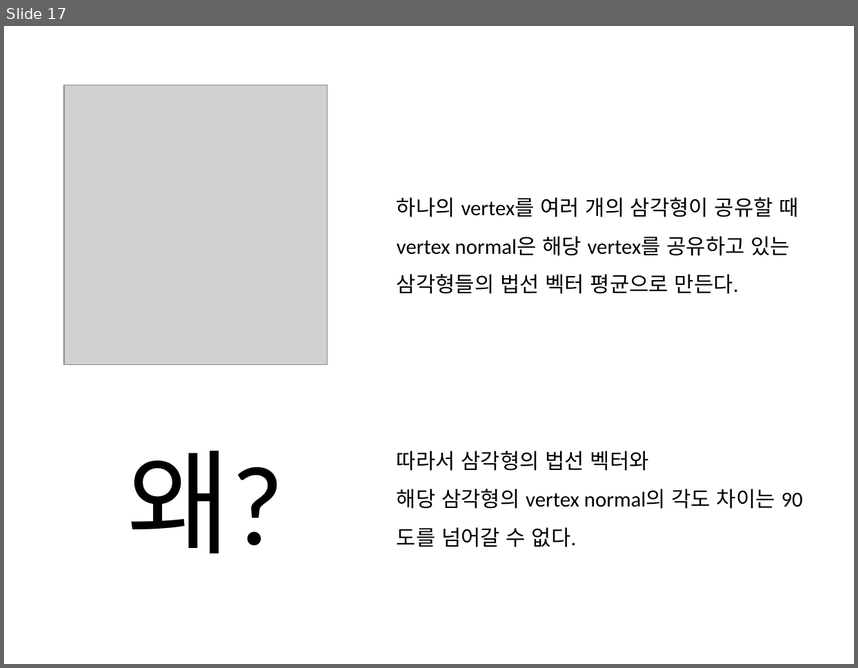
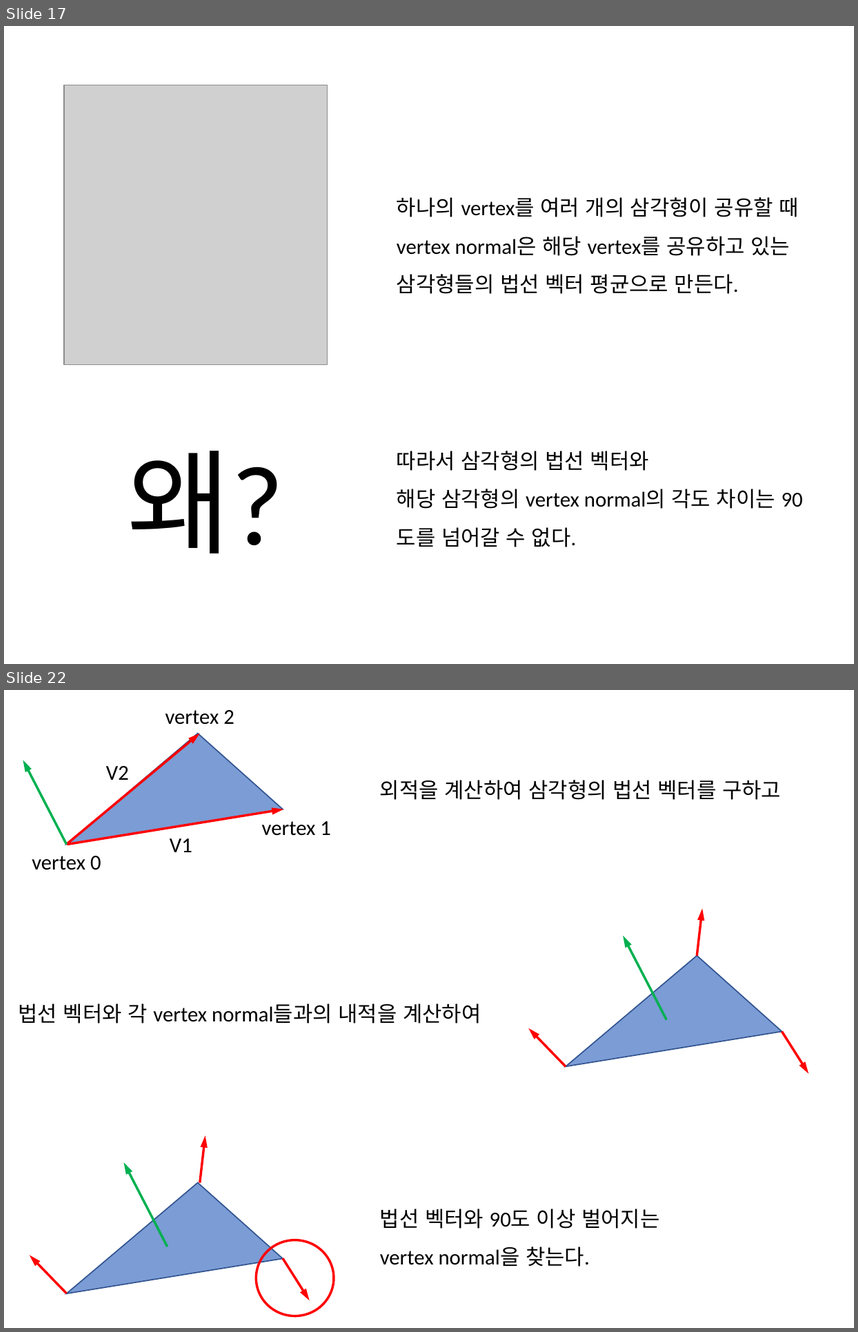
Before and after one commit to Gaia3D/MathStudy, a slide deck: Lecture_3_20170627/강의자료20170627.pptx. Shown one above the other, each under a label of ours: slide 17 before the commit, slides 17 and 22 after it; the slides between them are not shown. The pictures are 858x668 and 858x1332 pixels, drawn with LibreOffice and Linux fonts; fonts in the diff are those of the drawing; grey boxes stand for pictures. Boxes give left, top, right and bottom in pixels: in the first picture for what was removed or moved away, otherwise in the second. Text is boxed around its words. In the diff, an @@ line names an element or a change of style, - is before the commit and + after.

```diff
--- a/Lecture_3_20170627/강의자료20170627.pptx
+++ b/Lecture_3_20170627/강의자료20170627.pptx
@@ slide 22 added at (x1=4, y1=690, x2=854, y2=1328), background #FFFFFF @@
@@ text added at (x1=165, y1=710, x2=234, y2=724), 18 pt, text #000000 @@
+vertex 2
@@ freeform shape added at (x1=67, y1=733, x2=283, y2=844), fill #4472C4 at 70% opacity, outline #325491 1 pt @@
@@ arrow added from (67, 844) to (199, 733), #FF0000 2 pt @@
@@ arrow added from (67, 844) to (23, 760), #00B050 2 pt @@
@@ text added at (x1=106, y1=766, x2=129, y2=780), 18 pt, text #000000 @@
+V2
@@ text added at (x1=380, y1=780, x2=781, y2=800), 18 pt, text #000000 @@
+외적을 계산하여 삼각형의 법선 벡터를 구하고
@@ arrow added from (67, 844) to (283, 809), #FF0000 2 pt @@
@@ text added at (x1=262, y1=821, x2=331, y2=836), 18 pt, text #000000 @@
+vertex 1
@@ text added at (x1=170, y1=838, x2=192, y2=852), 18 pt, text #000000 @@
+V1
@@ text added at (x1=32, y1=856, x2=101, y2=870), 18 pt, text #000000 @@
+vertex 0
@@ arrow added from (697, 955) to (703, 909), #FF0000 2 pt @@
@@ arrow added from (666, 1020) to (623, 936), #00B050 2 pt @@
@@ freeform shape added at (x1=566, y1=955, x2=782, y2=1066), fill #4472C4 at 70% opacity, outline #325491 1 pt @@
@@ text added at (x1=18, y1=1003, x2=481, y2=1023), 18 pt, text #000000 @@
+법선 벡터와 각 vertex normal들과의 내적을 계산하여
@@ arrow added from (566, 1067) to (528, 1028), #FF0000 2 pt @@
@@ arrow added from (782, 1031) to (809, 1074), #FF0000 2 pt @@
@@ arrow added from (199, 1182) to (205, 1136), #FF0000 2 pt @@
@@ arrow added from (168, 1246) to (124, 1162), #00B050 2 pt @@
@@ freeform shape added at (x1=67, y1=1182, x2=283, y2=1292), fill #4472C4 at 70% opacity, outline #325491 1 pt @@
@@ text added at (x1=380, y1=1208, x2=660, y2=1266), 18 pt, text #000000 @@
+법선 벡터와 90도 이상 벌어지는
+vertex normal을 찾는다.
@@ ellipse added at (x1=257, y1=1240, x2=334, y2=1316), outline #FF0000 2 pt @@
@@ arrow added from (67, 1292) to (30, 1254), #FF0000 2 pt @@
@@ arrow added from (283, 1258) to (309, 1301), #FF0000 2 pt @@
```
Also in this commit, not shown: 2 slides changed, 6 other slides added.
